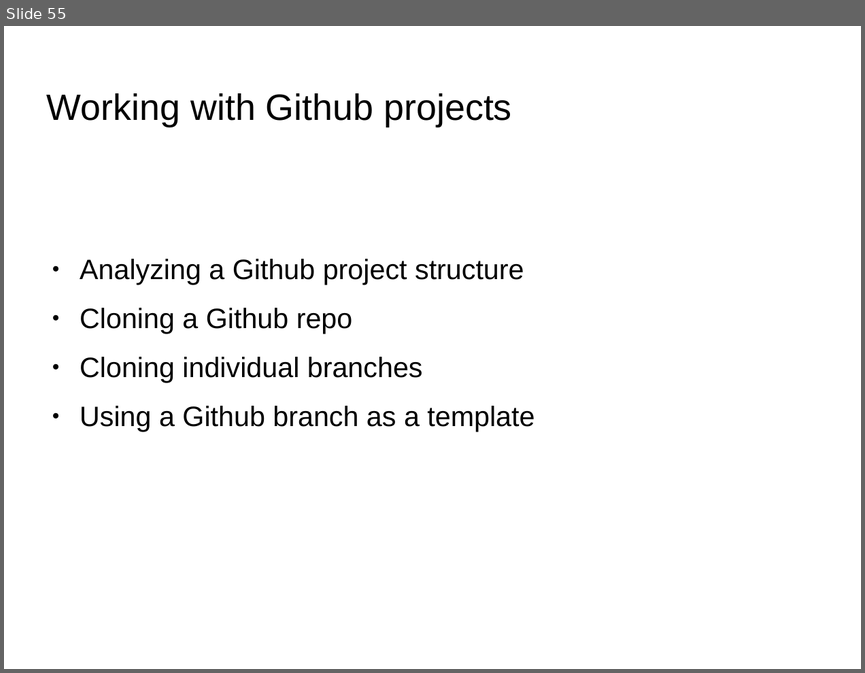
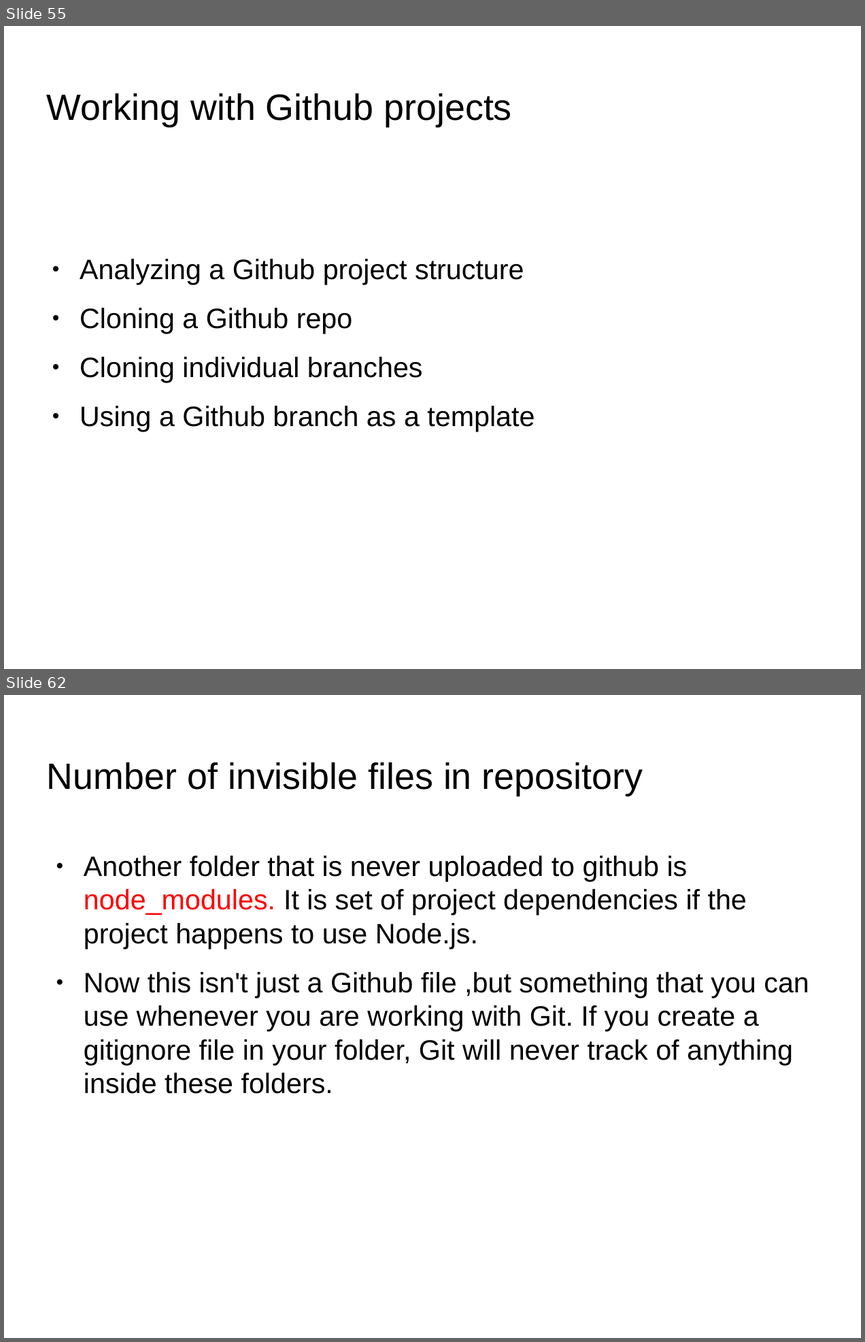
Before and after one commit to anumsh/Learning-Git-and-Github, a slide deck: git_and_GitHub.odp. Shown one above the other, each under a label of ours: slide 55 before the commit, slides 55 and 62 after it; the slides between them are not shown. The pictures are 865x673 and 865x1342 pixels, drawn with LibreOffice and Linux fonts; fonts in the diff are those of the drawing; background and template pictures are left out. Boxes give left, top, right and bottom in pixels: in the first picture for what was removed or moved away, otherwise in the second. Text is boxed around its words. In the diff, an @@ line names an element or a change of style, - is before the commit and + after.

Commit message:
feat: Working on existing projects in github concepts

```diff
--- a/git_and_GitHub.odp
+++ b/git_and_GitHub.odp
@@ slide 62 added at box(4, 695, 861, 1338), background picture (left out) @@
@@ title added at box(47, 762, 643, 796), 33.9 pt, text #000000 @@
+Number of invisible files in repository
@@ text added at box(84, 855, 809, 1093), 26 pt, text #000000 @@
+● Another folder that is never uploaded to github is node_modules. It is set of project dependencies if the project happens to use Node.js.
+● Now this isn't just a Github file ,but something that you can use whenever you are working with Git. If you create a gitignore file in your folder, Git will never track of anything inside these folders.
```
Also in this commit, not shown: 7 other slides added, 8 other files.
